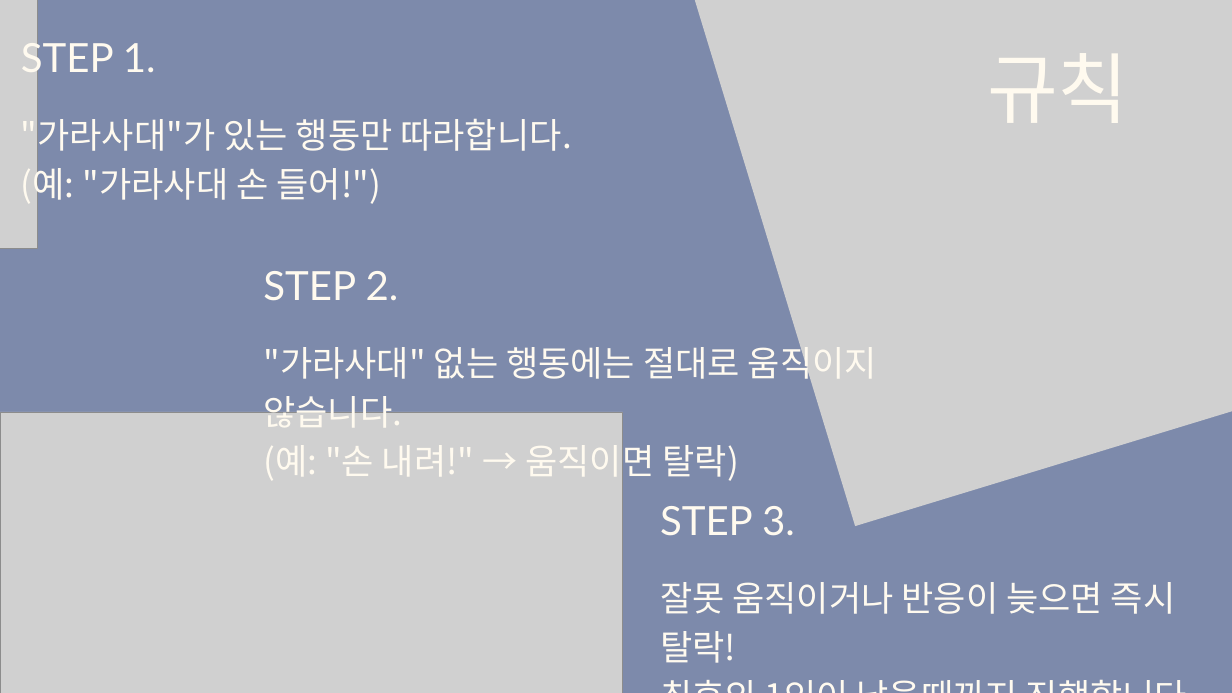
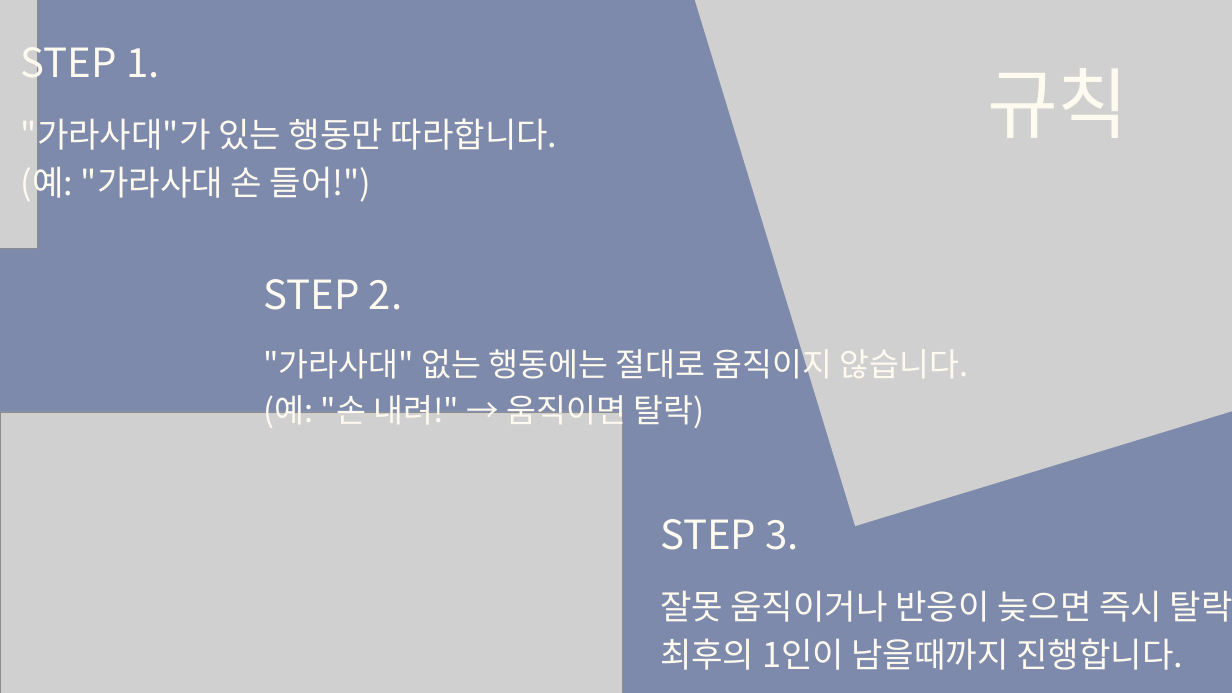
Before and after one commit to tkdgns25300/sunday_play, a slide deck: slide 2 of public/downloads/games/simon-says/rules.pptx. Drawn at 1232x693 pixels with LibreOffice and Linux fonts; fonts in the diff are those of the drawing; grey boxes stand for pictures. Boxes give left, top, right and bottom in pixels: in the first picture for what was removed or moved away, otherwise in the second. Text is boxed around its words. In the diff, an @@ line names an element or a change of style, - is before the commit and + after.

```diff
--- a/public/downloads/games/simon-says/rules.pptx
+++ b/public/downloads/games/simon-says/rules.pptx
@@ font Lato to Noto Sans CJK KR in 4 elements at (21, 36, 159, 88), (263, 279, 402, 310), (660, 519, 798, 550), (987, 68, 1129, 138) @@
@@ text "규칙": place and size @@
-text "규칙" at (987, 53, 1129, 123)
+text "규칙" at (987, 68, 1129, 138)
@@ text ""가라사대"가 있는 행동만 따라합니다." at (21, 113, 558, 205): size 41 to 40 pt; line spacing 57.4pt to 56pt @@
@@ text "STEP 2.": place and size @@
-text "STEP 2." at (263, 271, 399, 300)
+text "STEP 2." at (263, 279, 402, 310)
@@ text ""가라사대" 없는 행동에는 절대로 움직이지 ..." at (263, 343, 968, 430): size 41 to 38 pt; line spacing 57.4pt to 53.2pt @@
@@ text "STEP 3.": place and size @@
-text "STEP 3." at (660, 506, 795, 535)
+text "STEP 3." at (660, 519, 798, 550)
@@ text "잘못 움직이거나 반응이 늦으면 즉시 ..." at (660, 591, 1232, 670): size 41 to 40 pt; line spacing 57.4pt to 56pt @@
@@ text "잘못 움직이거나 반응이 늦으면 즉시 ...": place and size @@
-text "잘못 움직이거나 반응이 늦으면 즉시 ..." at (660, 582, 1176, 663)
+text "잘못 움직이거나 반응이 늦으면 즉시 ..." at (660, 591, 1232, 670)
```
Also in this commit, not shown: 3 other slides changed, 3 other files.
